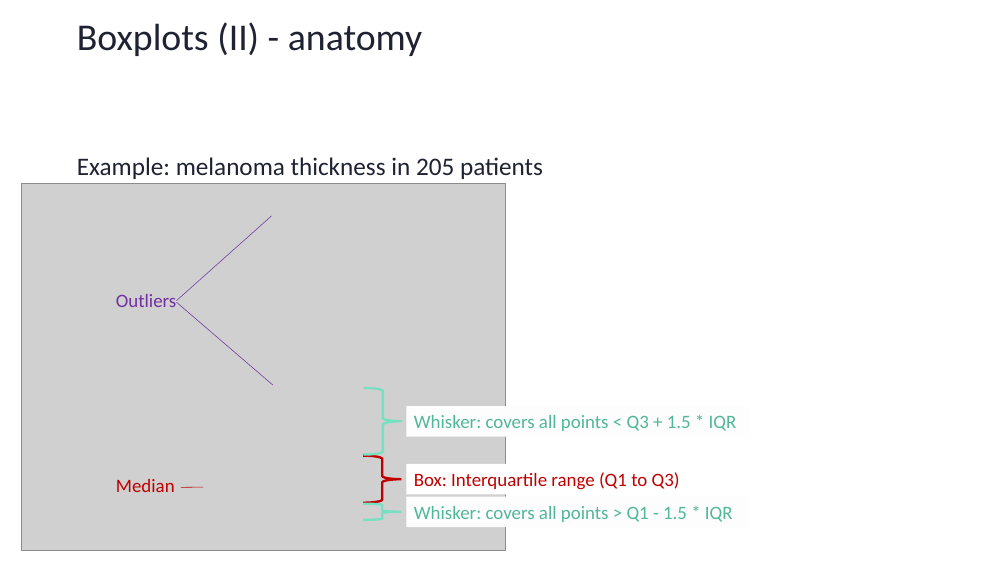
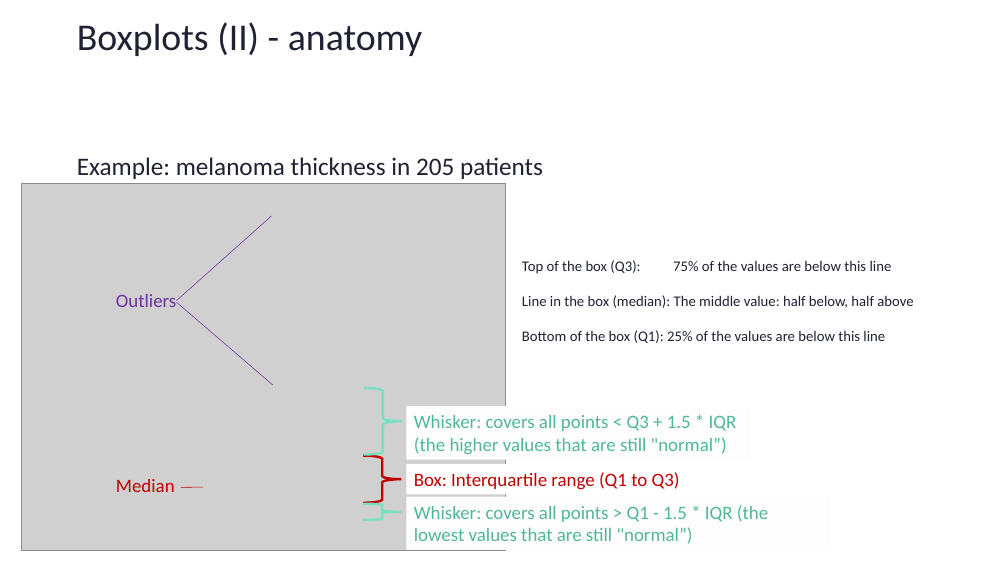
Before and after one commit to sib-swiss/first-steps-with-R-training, a slide deck: slide 25 of assets/pptx/First-steps-with-R_day2_morning.pptx. Drawn at 1008x567 pixels with LibreOffice and Linux fonts; fonts in the diff are those of the drawing; grey boxes stand for pictures; background and template pictures are left out. Boxes give left, top, right and bottom in pixels: in the first picture for what was removed or moved away, otherwise in the second. Text is boxed around its words. In the diff, an @@ line names an element or a change of style, - is before the commit and + after.

```diff
--- a/assets/pptx/First-steps-with-R_day2_morning.pptx
+++ b/assets/pptx/First-steps-with-R_day2_morning.pptx
@@ text added at [522, 260, 913, 343], 14 pt, text #1E2232 @@
+Top of the box (Q3): 75% of the values are below this line
+Line in the box (median): The middle value: half below, half above
+Bottom of the box (Q1): 25% of the values are below this line
@@ text "Whisker: covers all points < ...": place and size @@
-text "Whisker: covers all points < ..." at [407, 406, 751, 436]
+text "Whisker: covers all points < ..." at [414, 415, 737, 454]
@@ text at [414, 415, 737, 454]: text changed @@
-Whisker: covers all points < Q3 + 1.5 * IQR
+Whisker: covers all points < Q3 + 1.5 * IQR (the higher values that are still "normal”)
@@ text at [414, 505, 768, 544]: text changed @@
-Whisker: covers all points > Q1 - 1.5 * IQR
+Whisker: covers all points > Q1 - 1.5 * IQR (the lowest values that are still "normal”)
```
Also in this commit, not shown: 1 other slide changed, 1 slide removed, 14 other files.
